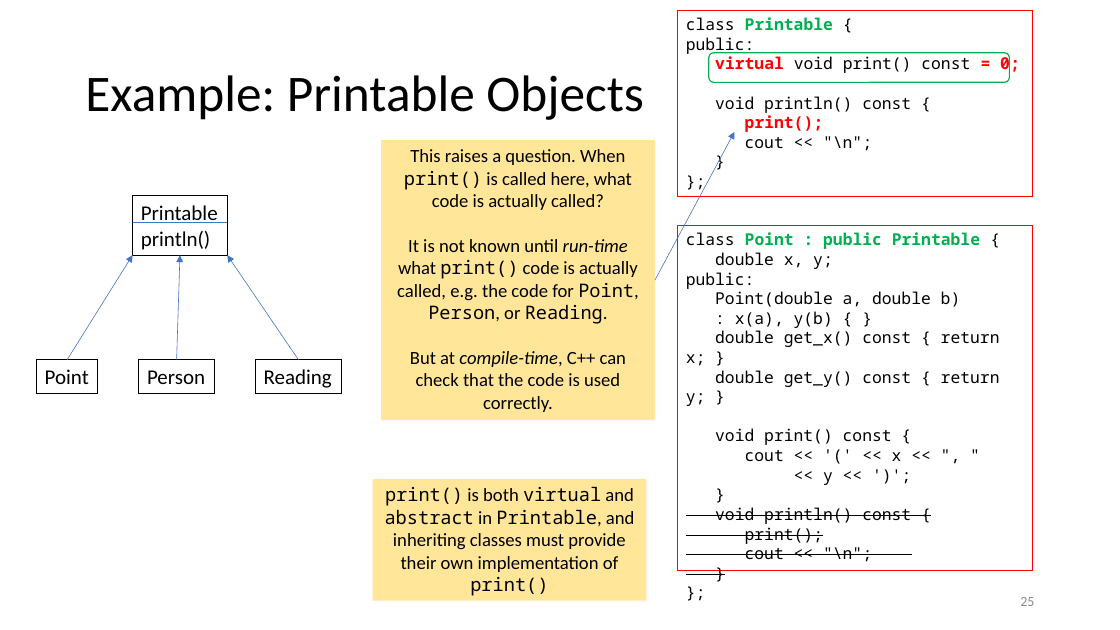
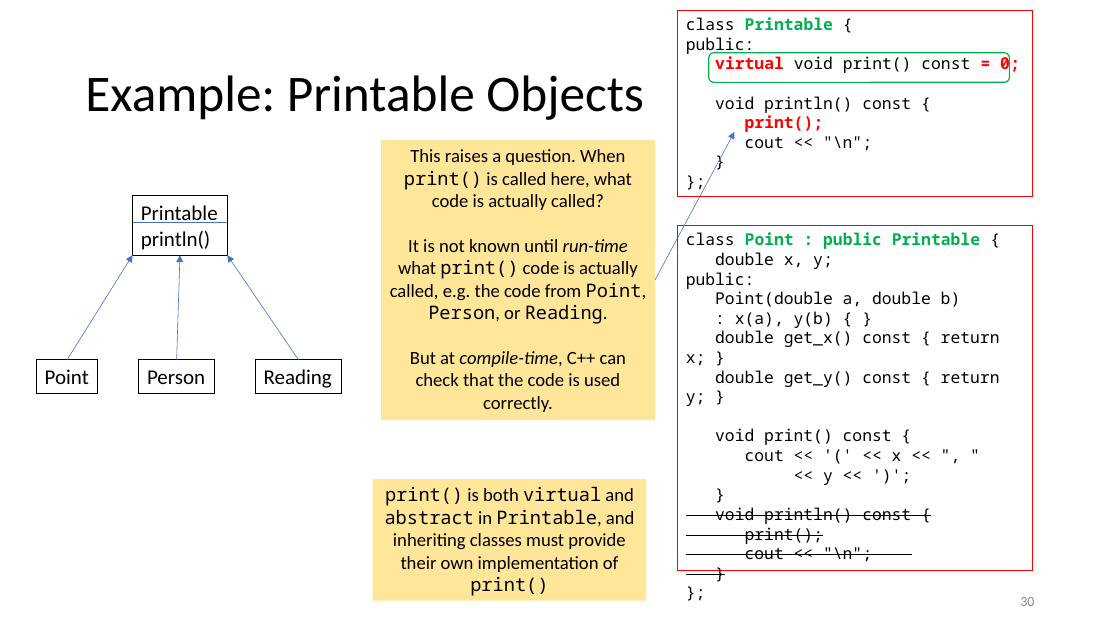
Before and after one commit to tjd1234/cmpt135spring2024, a slide deck: slide 30 of sample_code/week6/week6_cmpt135.pptx (slide 25 before the commit). Drawn at 1120x630 pixels with LibreOffice and Linux fonts; fonts in the diff are those of the drawing. Boxes give left, top, right and bottom in pixels: in the first picture for what was removed or moved away, otherwise in the second. Text is boxed around its words. In the diff, an @@ line names an element or a change of style, - is before the commit and + after.

```diff
--- a/sample_code/week6/week6_cmpt135.pptx
+++ b/sample_code/week6/week6_cmpt135.pptx
@@ text in rectangle at [390, 239, 647, 324]: text changed @@
-It is not known until run-time what print() code is actually called, e.g. the code for Point, Person, or Reading.
+It is not known until run-time what print() code is actually called, e.g. the code from Point, Person, or Reading.
@@ page number at [1020, 597, 1034, 606]: text changed @@
-25
+30
```
Also in this commit, not shown: 28 other slides changed, 6 slides added.
